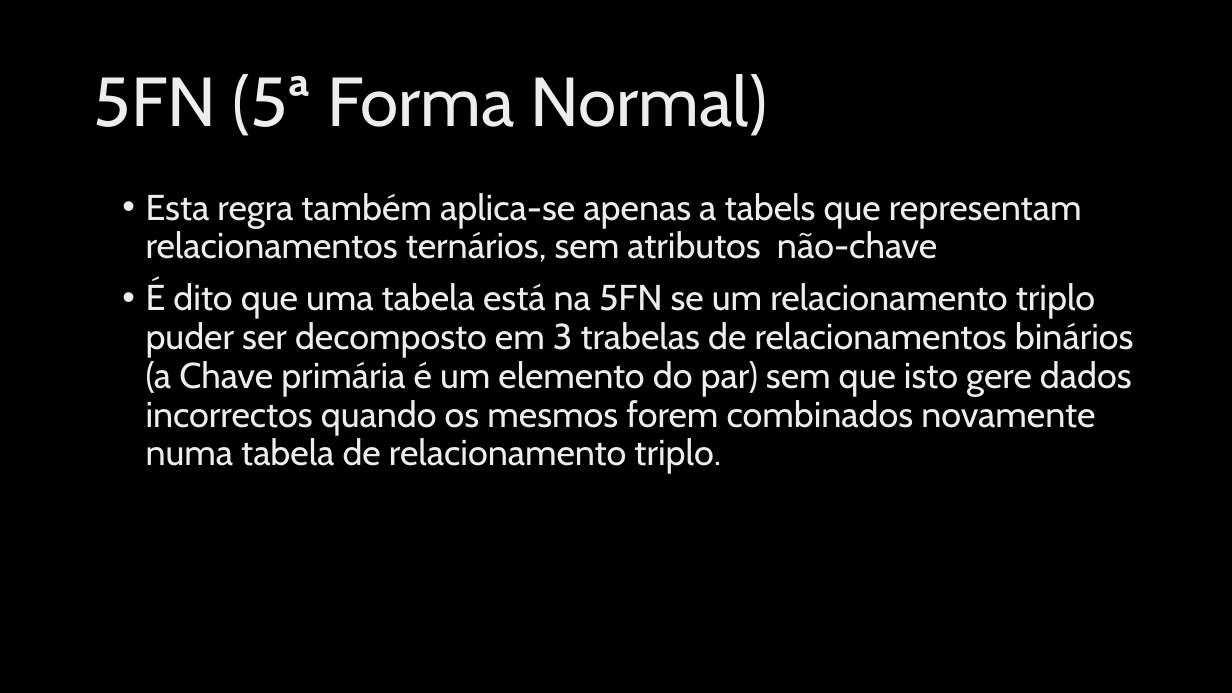
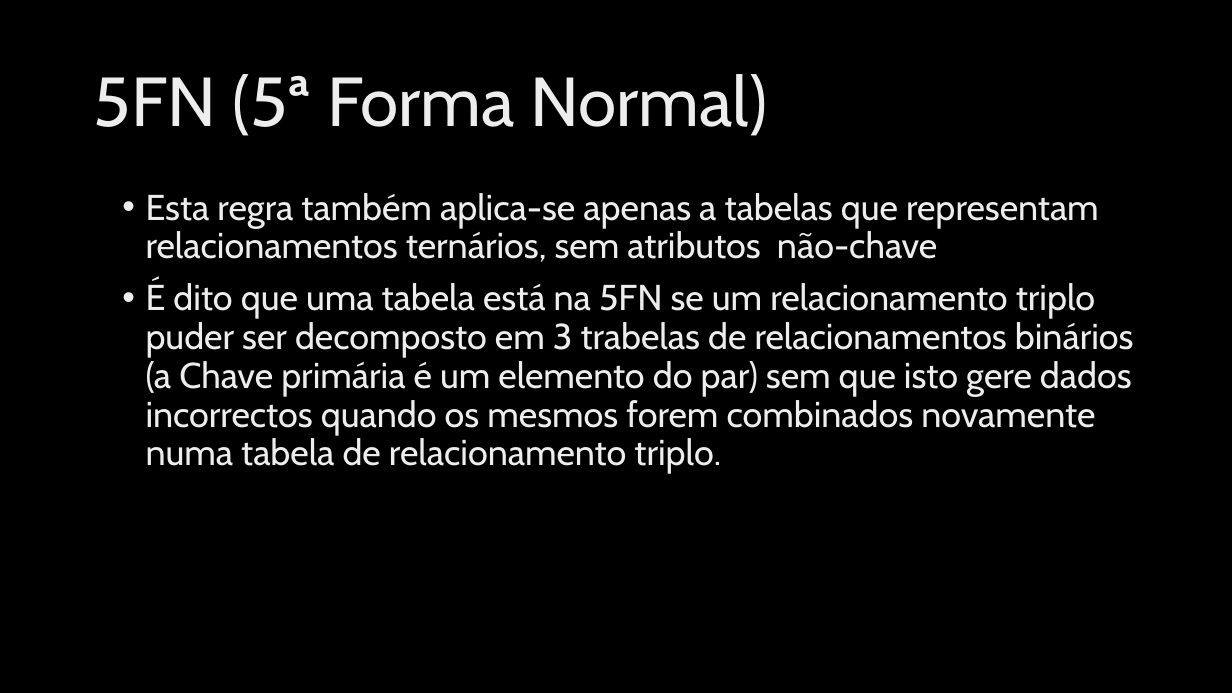
Before and after one commit to hangalo/cursobasededados, a slide deck: slide 15 of Normalização_FNBC_4FN_5FN_2020.ppt.pptx. Drawn at 1232x693 pixels with LibreOffice and Linux fonts; fonts in the diff are those of the drawing; background and template pictures are left out. Boxes give left, top, right and bottom in pixels: in the first picture for what was removed or moved away, otherwise in the second. Text is boxed around its words. In the diff, an @@ line names an element or a change of style, - is before the commit and + after.

```diff
--- a/Normalização_FNBC_4FN_5FN_2020.ppt.pptx
+++ b/Normalização_FNBC_4FN_5FN_2020.ppt.pptx
@@ text at <box>146,193,1099,262</box>: text changed @@
-• Esta regra também aplica-se apenas a tabels que representam relacionamentos ternários, sem atributos não-chave
+• Esta regra também aplica-se apenas a tabelas que representam relacionamentos ternários, sem atributos não-chave
```
Also in this commit, not shown: 5 other slides changed.
